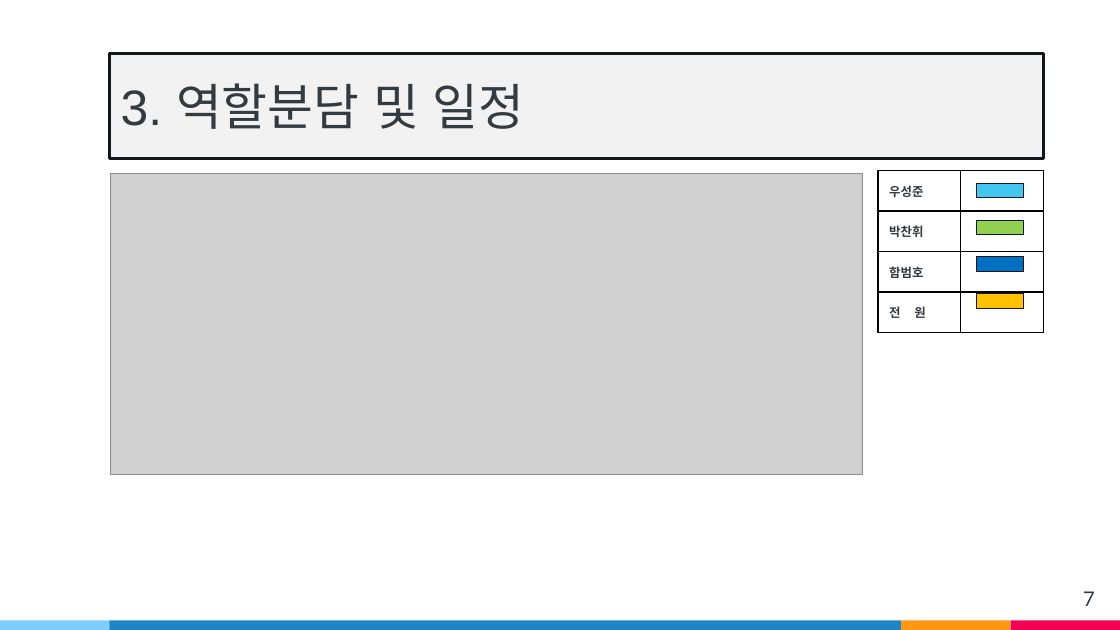
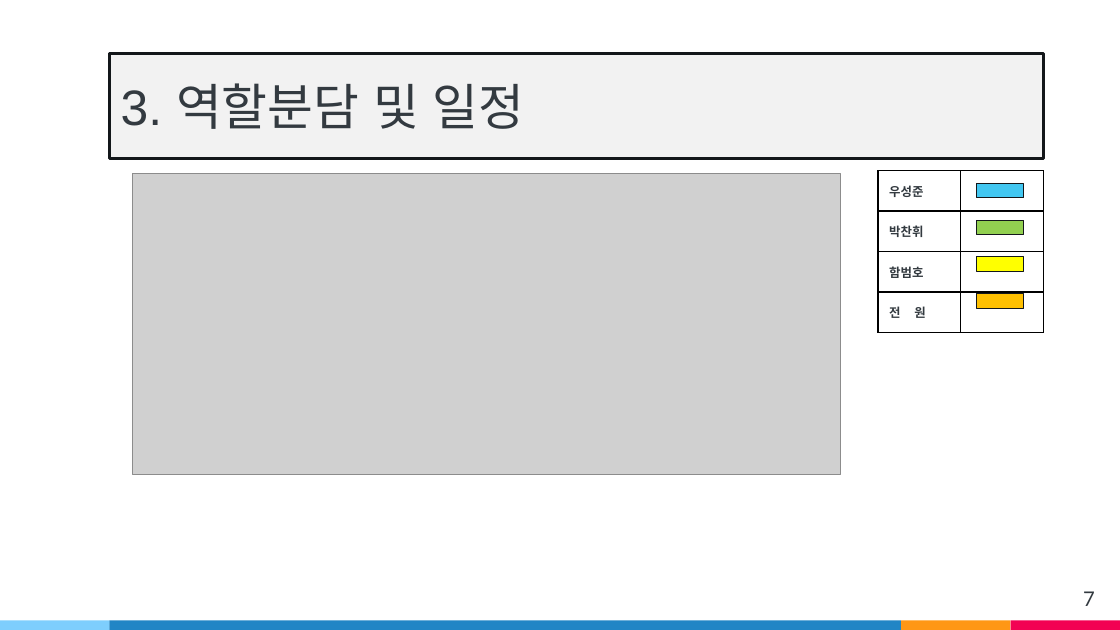
Before and after one commit to wsj2681/Anger_Control_Disoder, a slide deck: slide 7 of Capstone Design/발표자료/중간발표/v3.pptx. Drawn at 1120x630 pixels with LibreOffice and Linux fonts; fonts in the diff are those of the drawing; grey boxes stand for pictures. Boxes give left, top, right and bottom in pixels: in the first picture for what was removed or moved away, otherwise in the second. Text is boxed around its words. In the diff, an @@ line names an element or a change of style, - is before the commit and + after.

```diff
--- a/Capstone Design/발표자료/중간발표/v3.pptx
+++ b/Capstone Design/발표자료/중간발표/v3.pptx
@@ picture: place and size @@
-picture at [110,174,862,475]
+picture at [132,174,840,475]
@@ rectangle at [977,256,1024,271]: fill #0070C0 to #FFFF00 @@
```
Also in this commit, not shown: 5 other slides changed, 1 slide added, 3 other files.
